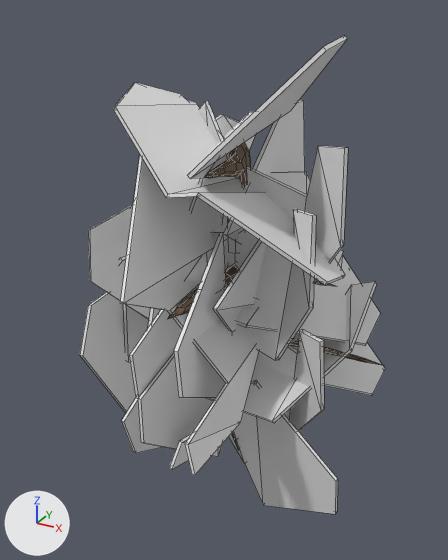
Two versions of the FBX model Assets/Art/Models/bush/Bush_LOD0.fbx, one commit apart.
The view is the same before and after, from a 50 mm lens placed at (0.591, -1.085, 1.072), pointed at (-0.05, 0.08, 0.489). Lighting does not change. The marker at lower left points along +X, +Y and +Z. Mesh edges are drawn as thin lines. Where no turn or scale is listed for an object, it has been applied to the vertices.

In view in the first picture: 'bush|Tree Branch|Dupli|', 'bush|Tree Branch|Dupli|1', 'bush|Tree Branch|Dupli|10', 'bush|Tree Branch|Dupli|11', 'bush|Tree Branch|Dupli|12', 'bush|Tree Branch|Dupli|13', 'bush|Tree Branch|Dupli|14', 'bush|Tree Branch|Dupli|15', 'bush|Tree Branch|Dupli|16', 'bush|Tree Branch|Dupli|17', 'bush|Tree Branch|Dupli|18', 'bush|Tree Branch|Dupli|19', 'bush|Tree Branch|Dupli|2', 'bush|Tree Branch|Dupli|3', 'bush|Tree Branch|Dupli|4', 'bush|Tree Branch|Dupli|5', 'bush|Tree Branch|Dupli|6', 'bush|Tree Branch|Dupli|7', 'bush|Tree Branch|Dupli|8', 'bush|Tree Branch|Dupli|9'.
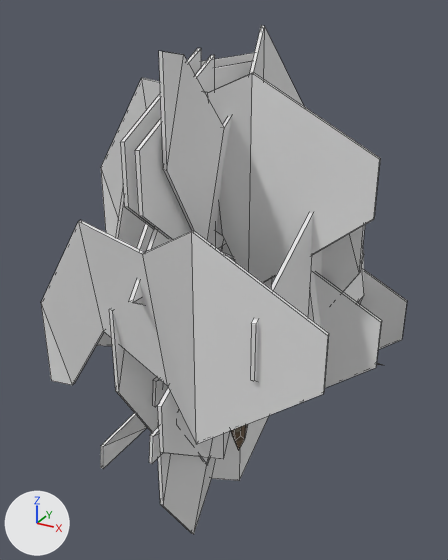
What differs and where, as boxes [x1, y1, x2, y2] in the pictures (448 x 560 px):
'Tree Branch.003', added: after [41, 26, 407, 534]
'bush|Tree Branch|Dupli|14', deleted: before [120, 155, 259, 475]
'bush|Tree Branch|Dupli|9', deleted: before [113, 82, 345, 285]
'bush|Tree Branch|Dupli|1', deleted: before [229, 381, 338, 514]
'bush|Tree Branch|Dupli|10', deleted: before [198, 101, 348, 283]
'bush|Tree Branch|Dupli|8', deleted: before [248, 209, 316, 361]
'bush|Tree Branch|Dupli|7', deleted: before [174, 232, 226, 398]
'bush|Tree Branch|Dupli|3', deleted: before [207, 282, 377, 423]
'bush|Tree Branch|Dupli|15', deleted: before [80, 292, 136, 413]
'bush|Tree Branch|Dupli|', deleted: before [138, 353, 222, 457]
'bush|Tree Branch|Dupli|11', deleted: before [120, 36, 347, 262]
'bush|Tree Branch|Dupli|18', deleted: before [88, 172, 343, 319]
'bush|Tree Branch|Dupli|13', deleted: before [236, 257, 381, 346]
'bush|Tree Branch|Dupli|4', deleted: before [256, 329, 324, 431]
'bush|Tree Branch|Dupli|12', deleted: before [224, 100, 305, 243]
'bush|Tree Branch|Dupli|6', deleted: before [129, 256, 208, 399]
'bush|Tree Branch|Dupli|5', deleted: before [169, 240, 266, 469]
'bush|Tree Branch|Dupli|17', deleted: before [324, 343, 385, 396]
'bush|Tree Branch|Dupli|19', deleted: before [123, 115, 255, 359]
'bush|Tree Branch|Dupli|2', deleted: before [122, 398, 161, 453]
'bush|Tree Branch|Dupli|16', deleted: before [148, 308, 160, 327]
'bush', unchanged, covered by the edit: before [168, 142, 382, 450]; after [231, 363, 382, 450]

The change, as a list of edits to the scene's bpy script:
```text
Remove ob_bush_tree_branch_dupli_16:
    ob_bush_tree_branch_dupli_16 = bpy.data.objects.new('bush|Tree Branch|Dupli|16', me_tree_branch)
Remove ob_bush_tree_branch_dupli_6:
    ob_bush_tree_branch_dupli_6 = bpy.data.objects.new('bush|Tree Branch|Dupli|6', me_tree_branch)
Remove ob_bush_tree_branch_dupli_5:
    ob_bush_tree_branch_dupli_5 = bpy.data.objects.new('bush|Tree Branch|Dupli|5', me_tree_branch)
Remove ob_bush_tree_branch_dupli_7:
    ob_bush_tree_branch_dupli_7 = bpy.data.objects.new('bush|Tree Branch|Dupli|7', me_tree_branch)
Remove ob_bush_tree_branch_dupli_9:
    ob_bush_tree_branch_dupli_9 = bpy.data.objects.new('bush|Tree Branch|Dupli|9', me_tree_branch)
Remove ob_bush_tree_branch_dupli_4:
    ob_bush_tree_branch_dupli_4 = bpy.data.objects.new('bush|Tree Branch|Dupli|4', me_tree_branch)
Remove ob_bush_tree_branch_dupli_2:
    ob_bush_tree_branch_dupli_2 = bpy.data.objects.new('bush|Tree Branch|Dupli|2', me_tree_branch)
Remove ob_bush_tree_branch_dupli_15:
    ob_bush_tree_branch_dupli_15 = bpy.data.objects.new('bush|Tree Branch|Dupli|15', me_tree_branch)
Remove ob_bush_tree_branch_dupli_14:
    ob_bush_tree_branch_dupli_14 = bpy.data.objects.new('bush|Tree Branch|Dupli|14', me_tree_branch)
Remove ob_bush_tree_branch_dupli_17:
    ob_bush_tree_branch_dupli_17 = bpy.data.objects.new('bush|Tree Branch|Dupli|17', me_tree_branch)
Remove ob_bush_tree_branch_dupli_18:
    ob_bush_tree_branch_dupli_18 = bpy.data.objects.new('bush|Tree Branch|Dupli|18', me_tree_branch)
Remove ob_bush_tree_branch_dupli:
    ob_bush_tree_branch_dupli = bpy.data.objects.new('bush|Tree Branch|Dupli|', me_tree_branch)
Remove ob_bush_tree_branch_dupli_13:
    ob_bush_tree_branch_dupli_13 = bpy.data.objects.new('bush|Tree Branch|Dupli|13', me_tree_branch)
Remove ob_bush_tree_branch_dupli_1:
    ob_bush_tree_branch_dupli_1 = bpy.data.objects.new('bush|Tree Branch|Dupli|1', me_tree_branch)
Remove ob_bush_tree_branch_dupli_10:
    ob_bush_tree_branch_dupli_10 = bpy.data.objects.new('bush|Tree Branch|Dupli|10', me_tree_branch)
Remove ob_bush_tree_branch_dupli_3:
    ob_bush_tree_branch_dupli_3 = bpy.data.objects.new('bush|Tree Branch|Dupli|3', me_tree_branch)
Remove ob_bush_tree_branch_dupli_8:
    ob_bush_tree_branch_dupli_8 = bpy.data.objects.new('bush|Tree Branch|Dupli|8', me_tree_branch)
Remove ob_bush_tree_branch_dupli_19:
    ob_bush_tree_branch_dupli_19 = bpy.data.objects.new('bush|Tree Branch|Dupli|19', me_tree_branch)
Remove ob_bush_tree_branch_dupli_12:
    ob_bush_tree_branch_dupli_12 = bpy.data.objects.new('bush|Tree Branch|Dupli|12', me_tree_branch)
Remove ob_bush_tree_branch_dupli_11:
    ob_bush_tree_branch_dupli_11 = bpy.data.objects.new('bush|Tree Branch|Dupli|11', me_tree_branch)
Add ob_tree_branch_003:
    ob_tree_branch_003 = bpy.data.objects.new('Tree Branch.003', me_tree_branch_002)  # 440 vertices, 420 faces; spans x -0.352..0.311, y -0.34..0.446, z -0.461..0.714; in mat_tree_branch (white #e7e7e7)
    ob_tree_branch_003.location = (0.018, 0.015, 0.325)
```
